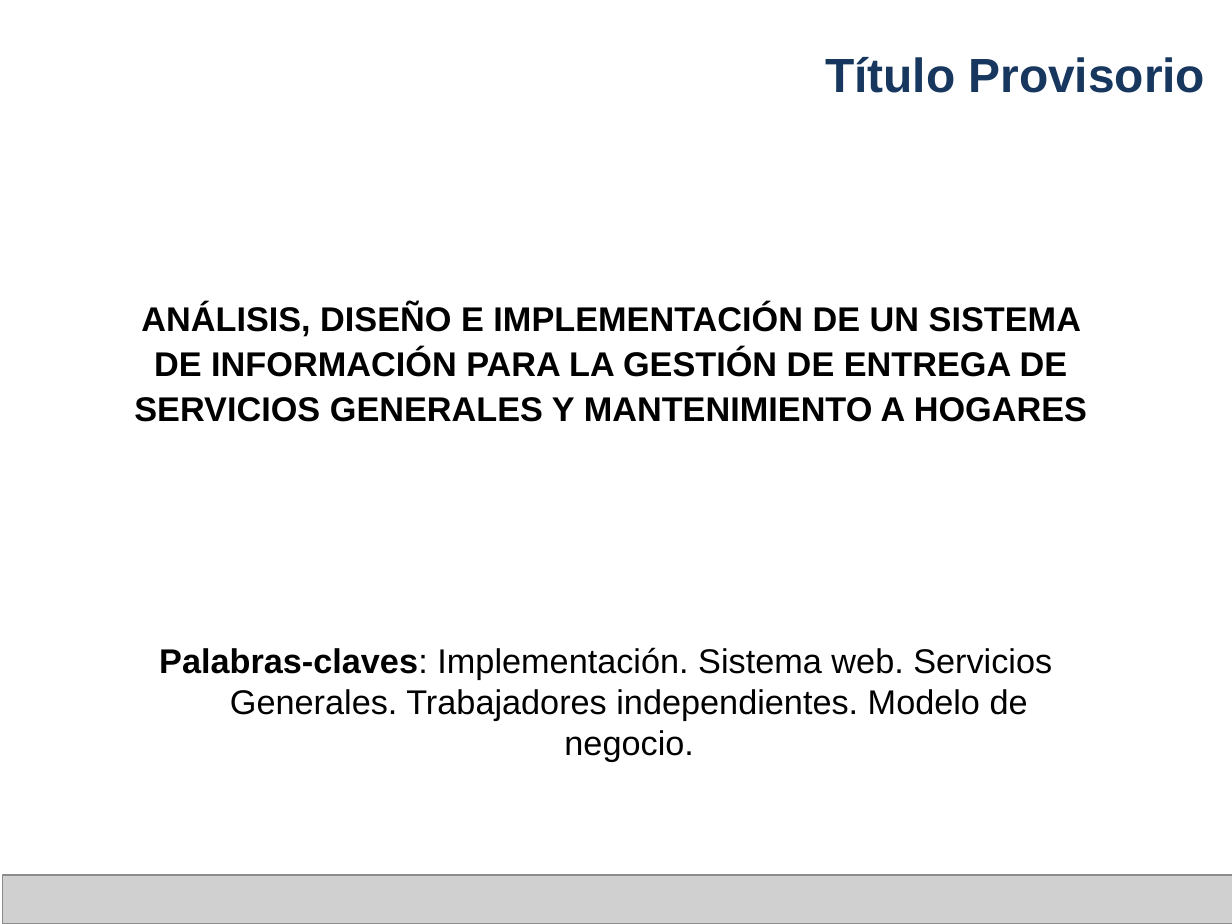
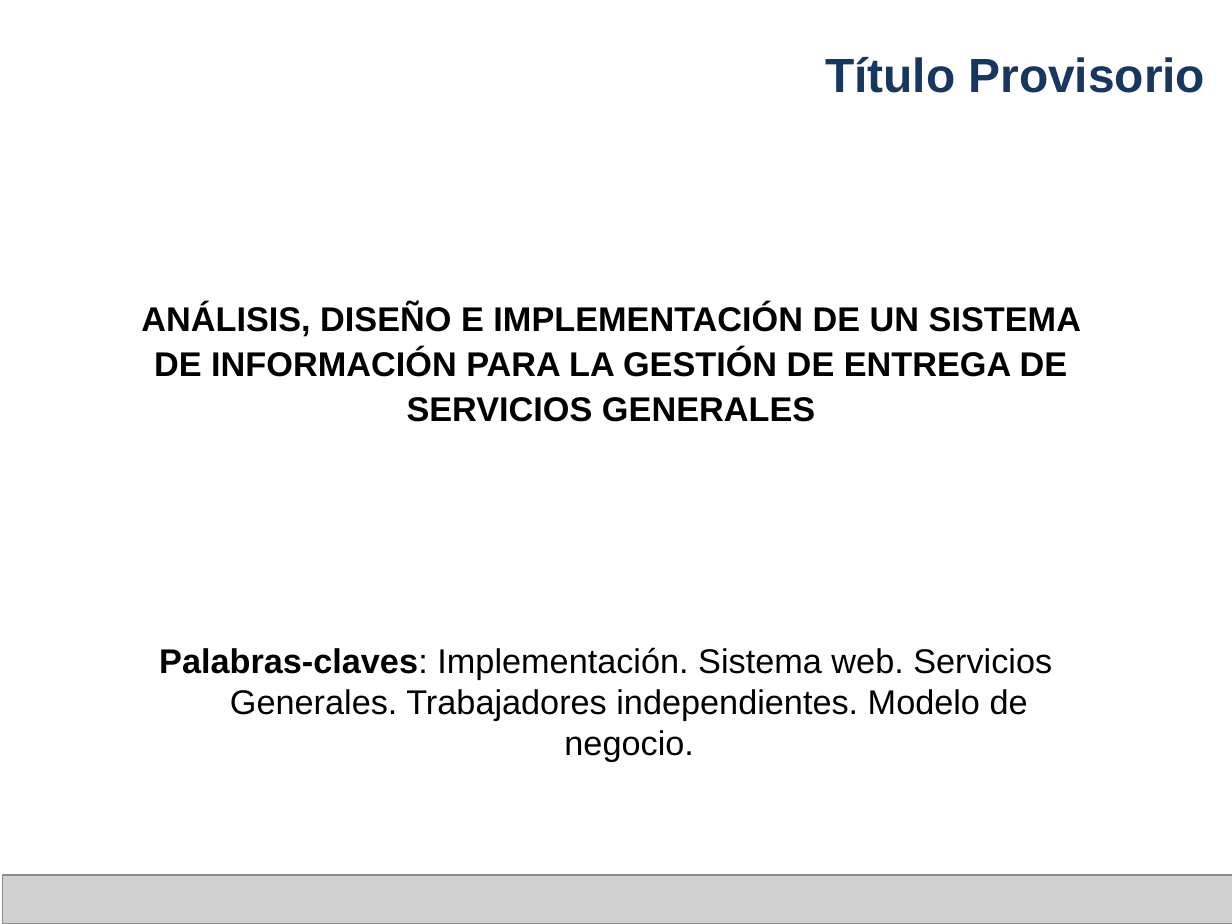
Before and after one commit to cmendez/tesis-mendez-pucp, a slide deck: slide 2 of Documentación/Presentaciones PPT/Tesis 2 - Mendez Presentación.pptx. Drawn at 1232x924 pixels with LibreOffice and Linux fonts; fonts in the diff are those of the drawing; grey boxes stand for pictures; background and template pictures are left out. Boxes give left, top, right and bottom in pixels: in the first picture for what was removed or moved away, otherwise in the second. Text is boxed around its words. In the diff, an @@ line names an element or a change of style, - is before the commit and + after.

```diff
--- a/Documentación/Presentaciones PPT/Tesis 2 - Mendez Presentación.pptx
+++ b/Documentación/Presentaciones PPT/Tesis 2 - Mendez Presentación.pptx
@@ text at box(141, 303, 1081, 422): text changed @@
-ANÁLISIS, DISEÑO E IMPLEMENTACIÓN DE UN SISTEMA DE INFORMACIÓN PARA LA GESTIÓN DE ENTREGA DE SERVICIOS GENERALES Y MANTENIMIENTO A HOGARES
+ANÁLISIS, DISEÑO E IMPLEMENTACIÓN DE UN SISTEMA DE INFORMACIÓN PARA LA GESTIÓN DE ENTREGA DE SERVICIOS GENERALES
```
Also in this commit, not shown: 53 other files.
